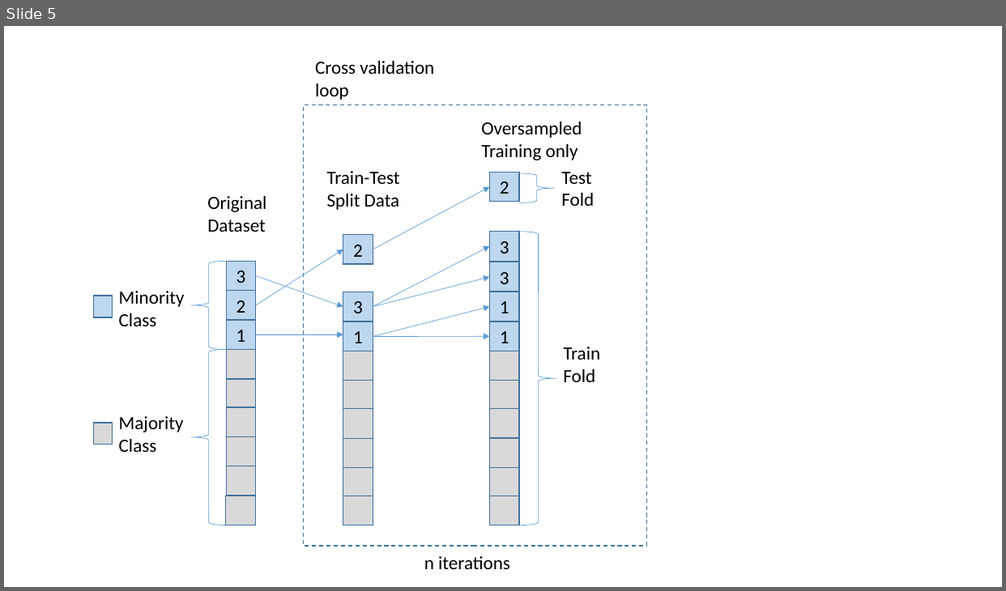
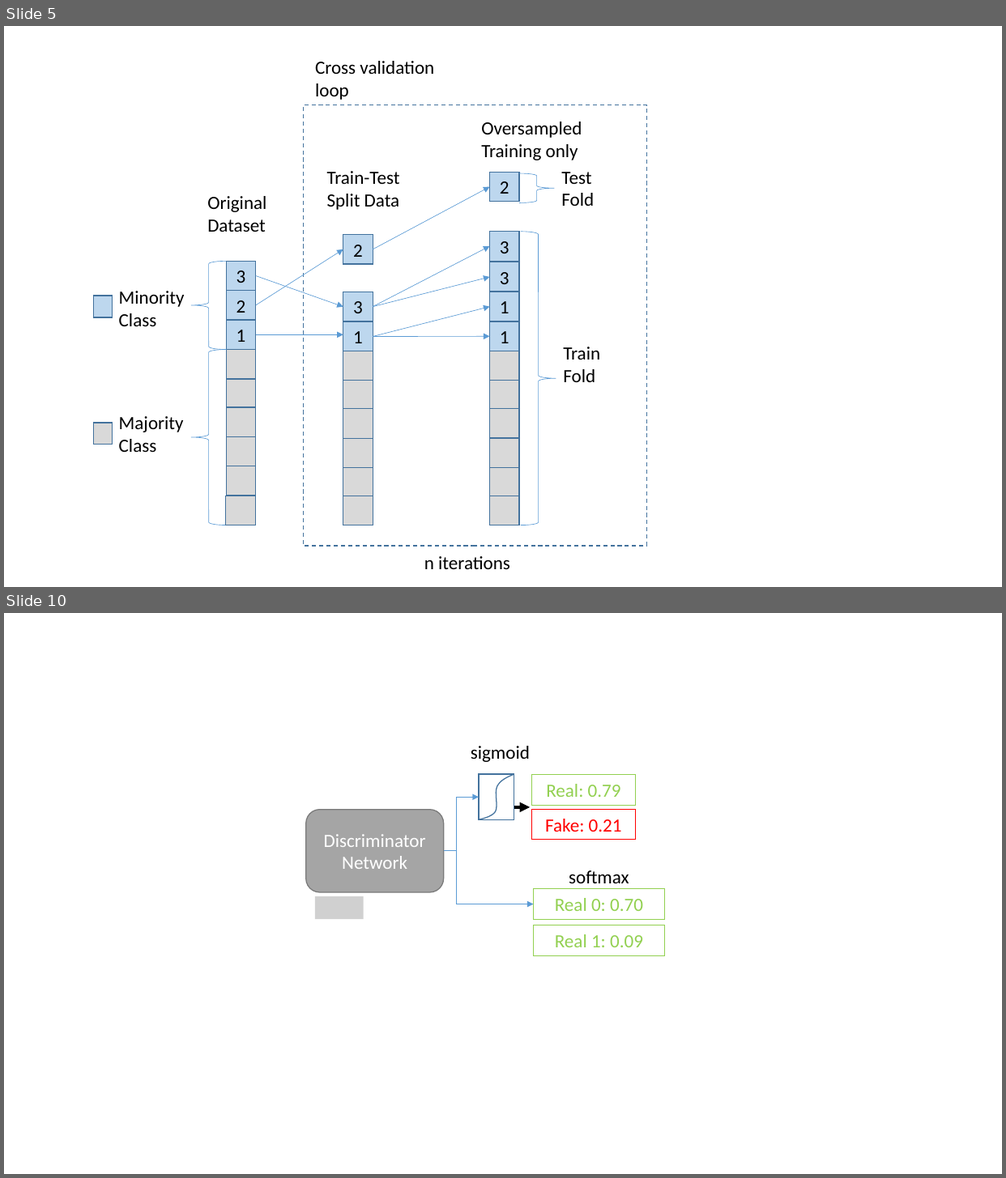
Before and after one commit to harrygraham/Dissertation, a slide deck: Dissertation/Diagrams_Scrapbook.pptx. Shown one above the other, each under a label of ours: slide 5 before the commit, slides 5 and 10 after it; the slides between them are not shown. The pictures are 1006x591 and 1006x1178 pixels, drawn with LibreOffice and Linux fonts; fonts in the diff are those of the drawing; grey boxes stand for pictures. Boxes give left, top, right and bottom in pixels: in the first picture for what was removed or moved away, otherwise in the second. Text is boxed around its words. In the diff, an @@ line names an element or a change of style, - is before the commit and + after.

```diff
--- a/Dissertation/Diagrams_Scrapbook.pptx
+++ b/Dissertation/Diagrams_Scrapbook.pptx
@@ slide 10 added at [4,613,1002,1174], background #FFFFFF @@
@@ text added at [471,746,530,762], 18 pt, text #000000 @@
+sigmoid
@@ rectangle added at [479,775,513,820], fill #FFFFFF, outline #43739E 1 pt @@
@@ freeform shape added at [479,775,513,820], outline #43739E 1 pt @@
@@ rectangle added at [532,775,635,805], outline #92D050 0.75 pt, 18 pt, text #92D050 @@
+Real: 0.79
@@ elbow arrow added from (444, 851) to (479, 797), #5B9BD5 0.5 pt @@
@@ rounded rectangle added at [305,810,444,893], fill #A5A5A5, outline #7A7A7A 1 pt, 18 pt, text #FFFFFF @@
+Discriminator Network
@@ arrow added from (479, 807) to (530, 807), #000000 3.25 pt @@
@@ rectangle added at [532,809,635,839], outline #FF0000 0.75 pt, 18 pt, text #FF0000 @@
+Fake: 0.21
@@ elbow arrow added from (444, 851) to (533, 905), #5B9BD5 0.5 pt @@
@@ text added at [569,871,629,889], 18 pt, text #000000 @@
+softmax
@@ picture added at [315,897,364,919] @@
@@ rectangle added at [533,889,664,919], outline #92D050 0.75 pt, 18 pt, text #92D050 @@
+Real 0: 0.70
@@ rectangle added at [533,925,664,956], outline #92D050 0.75 pt, 18 pt, text #92D050 @@
+Real 1: 0.09
```
Also in this commit, not shown: 4 other slides added, 3 other files.
